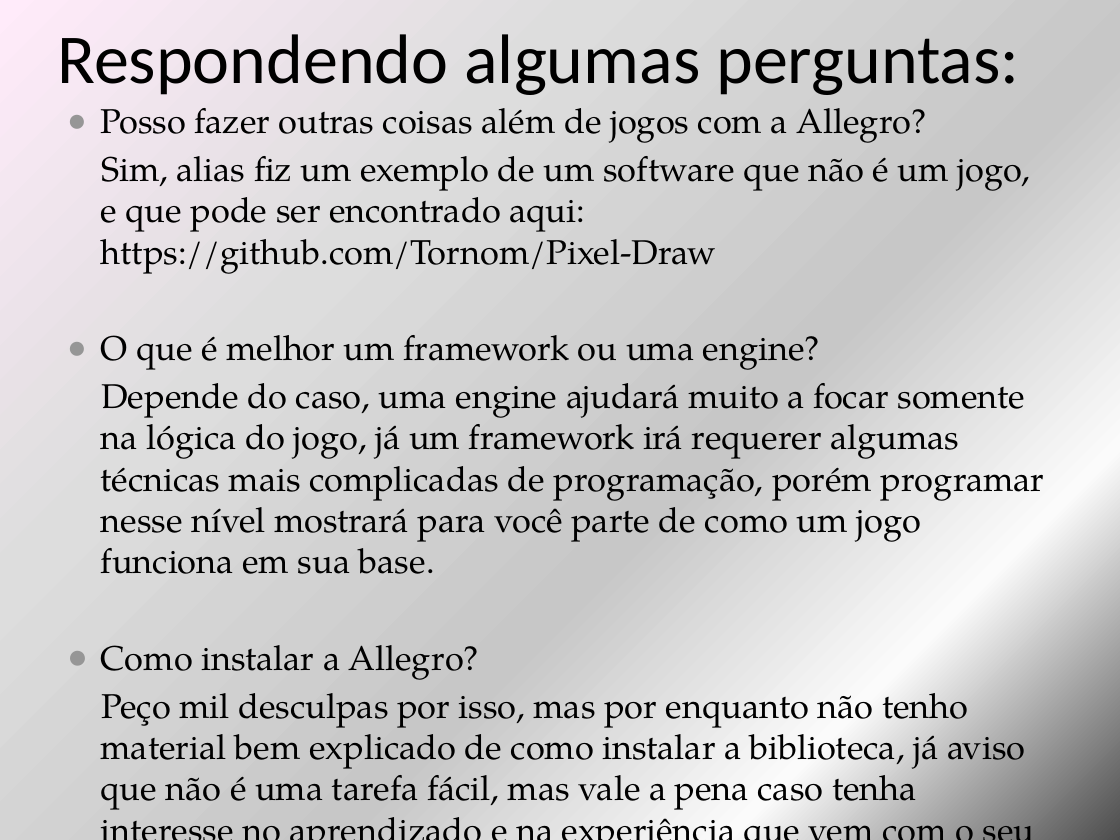
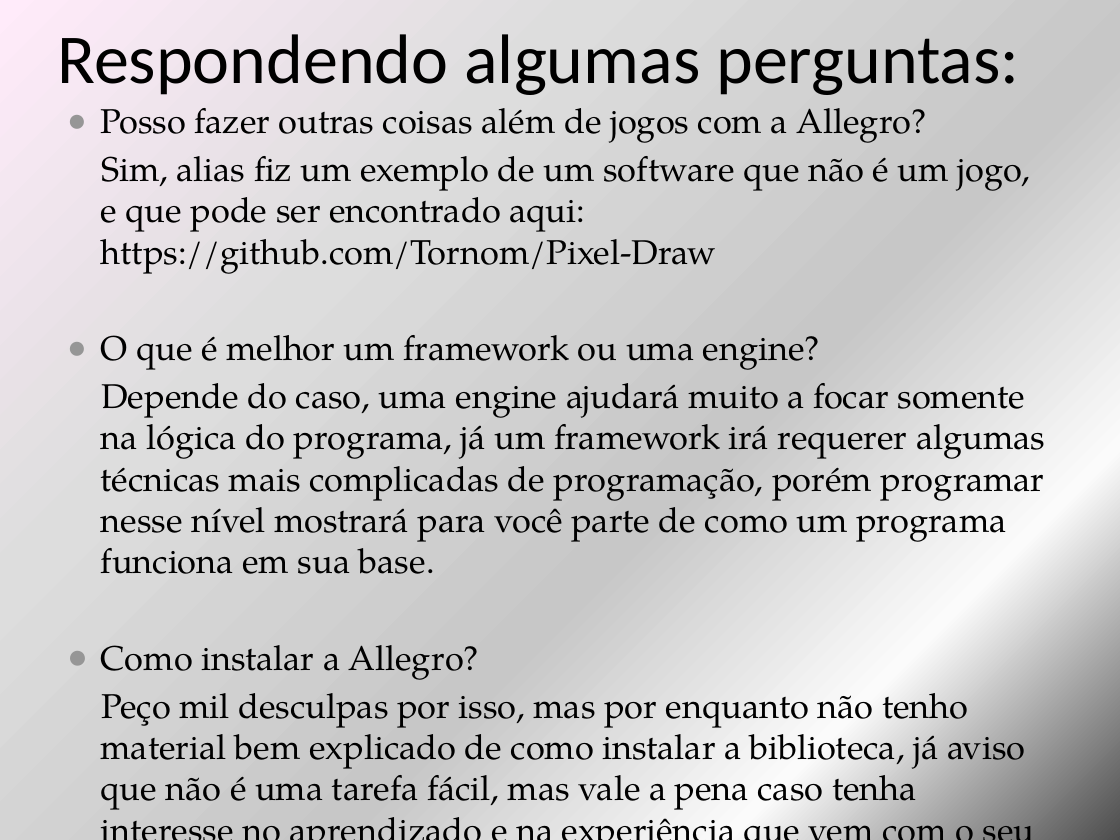
Before and after one commit to Tornom/Algoritmo-Evolotivo, a slide deck: slide 4 of Funções Fundamentais Allegro 5.pptm. Drawn at 1120x840 pixels with LibreOffice and Linux fonts; fonts in the diff are those of the drawing. Boxes give left, top, right and bottom in pixels: in the first picture for what was removed or moved away, otherwise in the second. Text is boxed around its words. In the diff, an @@ line names an element or a change of style, - is before the commit and + after.

```diff
--- a/Funções Fundamentais Allegro 5.pptm
+++ b/Funções Fundamentais Allegro 5.pptm
@@ text at (101, 383, 1045, 574): text changed @@
-Depende do caso, uma engine ajudará muito a focar somente na lógica do jogo, já um framework irá requerer algumas técnicas mais complicadas de programação, porém programar nesse nível mostrará para você parte de como um jogo funciona em sua base.
+Depende do caso, uma engine ajudará muito a focar somente na lógica do programa, já um framework irá requerer algumas técnicas mais complicadas de programação, porém programar nesse nível mostrará para você parte de como um programa funciona em sua base.
```
Also in this commit, not shown: 4 other slides changed, 2 slides added.
